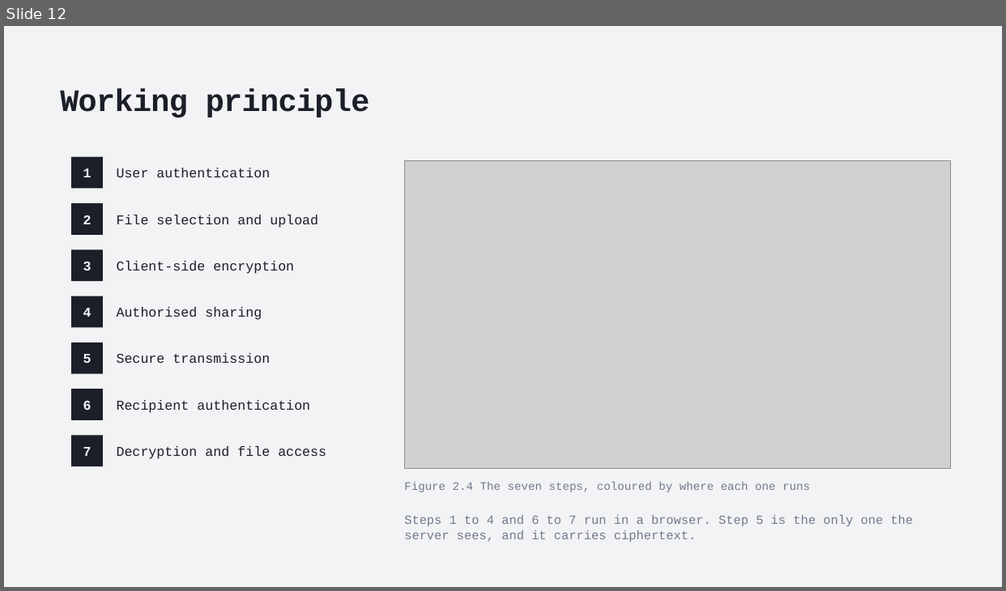
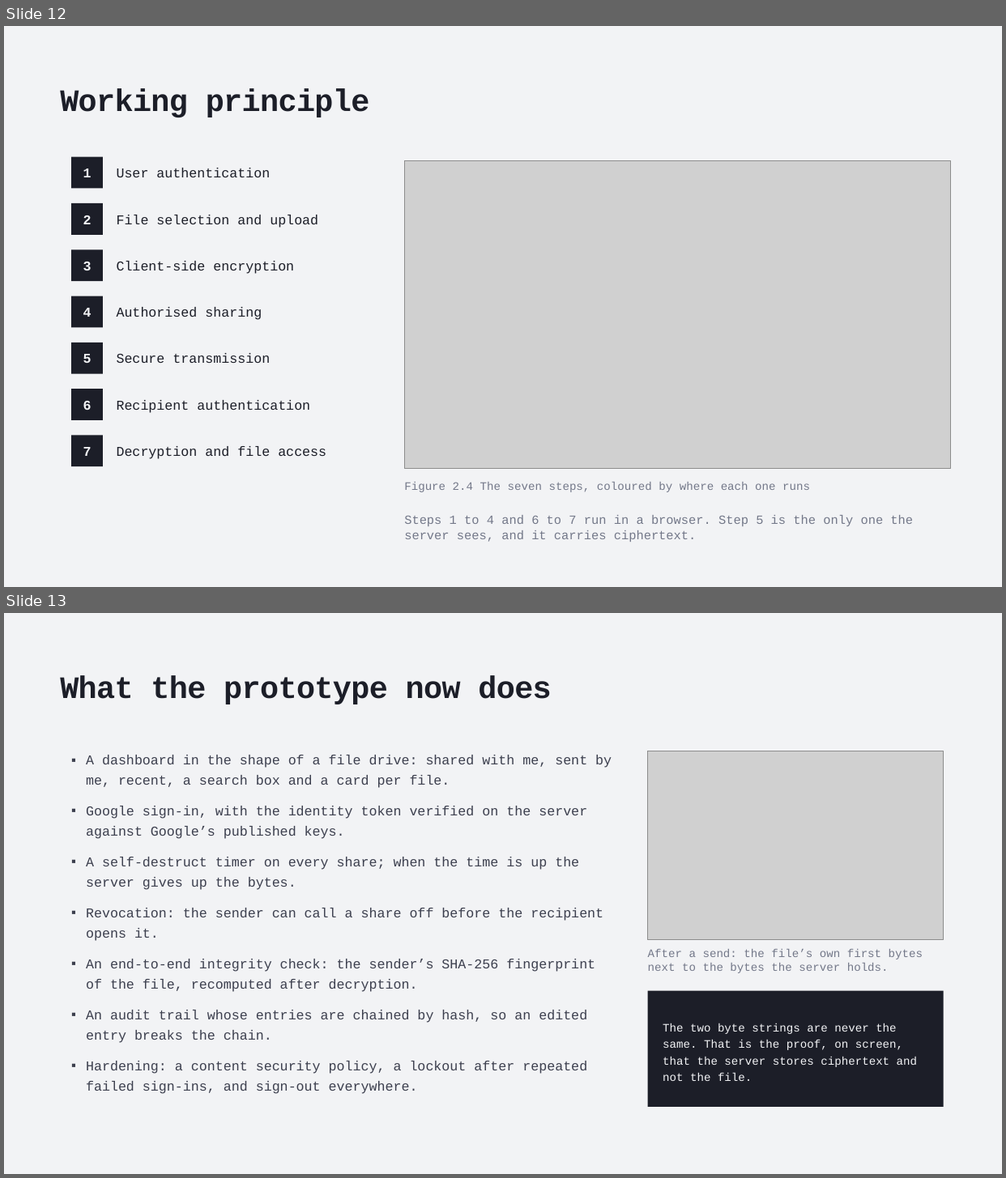
Before and after one commit to aswathas/sugan-project, a slide deck: report/SecureShare-REVIEW-3.pptx. Shown one above the other, each under a label of ours: slide 12 before the commit, slides 12 and 13 after it. The pictures are 1006x591 and 1006x1178 pixels, drawn with LibreOffice and Linux fonts; fonts in the diff are those of the drawing; grey boxes stand for pictures. Boxes give left, top, right and bottom in pixels: in the first picture for what was removed or moved away, otherwise in the second. Text is boxed around its words. In the diff, an @@ line names an element or a change of style, - is before the commit and + after.

```diff
--- a/report/SecureShare-REVIEW-3.pptx
+++ b/report/SecureShare-REVIEW-3.pptx
@@ slide 13 added at [4,613,1002,1174], background #F2F3F5 @@
@@ text added at [60,675,551,705], 30 pt, text #1C1E28, bold @@
+What the prototype now does
@@ text added at [86,755,612,1094], 13 pt, text #3C3F4E @@
+▪ A dashboard in the shape of a file drive: shared with me, sent by me, recent, a search box and a card per file.
+▪ Google sign-in, with the identity token verified on the server against Google’s published keys.
+▪ A self-destruct timer on every share; when the time is up the server gives up the bytes.
+▪ Revocation: the sender can call a share off before the recipient opens it.
+▪ An end-to-end integrity check: the sender’s SHA-256 fingerprint of the file, recomputed after decryption.
+▪ An audit trail whose entries are chained by hash, so an edited entry breaks the chain.
+▪ Hardening: a content security policy, a lockout after repeated failed sign-ins, and sign-out everywhere.
@@ picture added at [648,752,944,940] @@
@@ text added at [648,949,923,973], 11 pt, text #737889 @@
+After a send: the file’s own first bytes next to the bytes the server holds.
@@ rectangle added at [648,991,944,1107], fill #1C1E28 @@
@@ text added at [663,1024,917,1081], 11 pt, text #F2F3F5 @@
+The two byte strings are never the same. That is the proof, on screen, that the server stores ciphertext and not the file.
```
Also in this commit, not shown: 4 slides changed, 26 other files.
